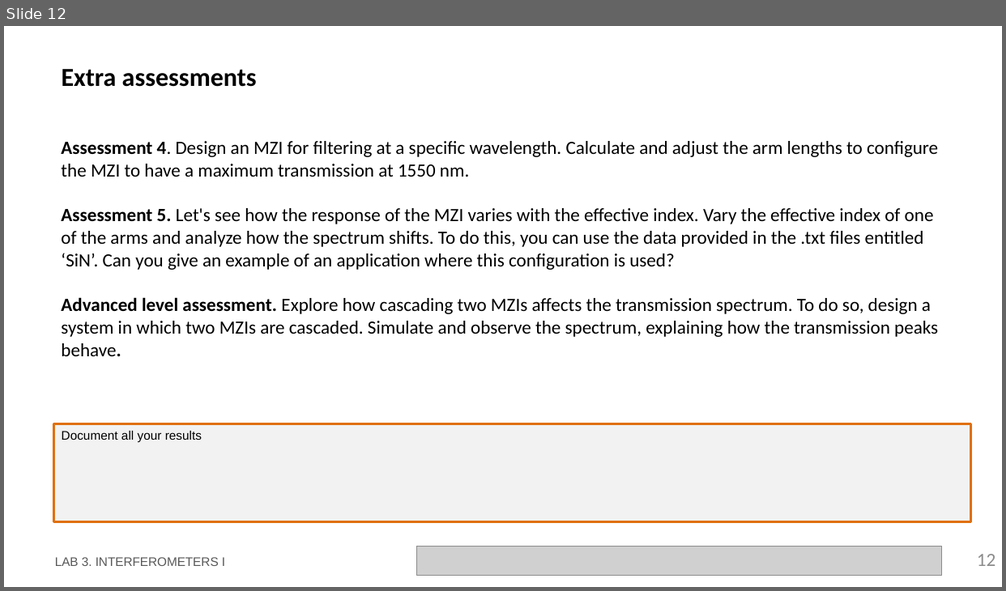
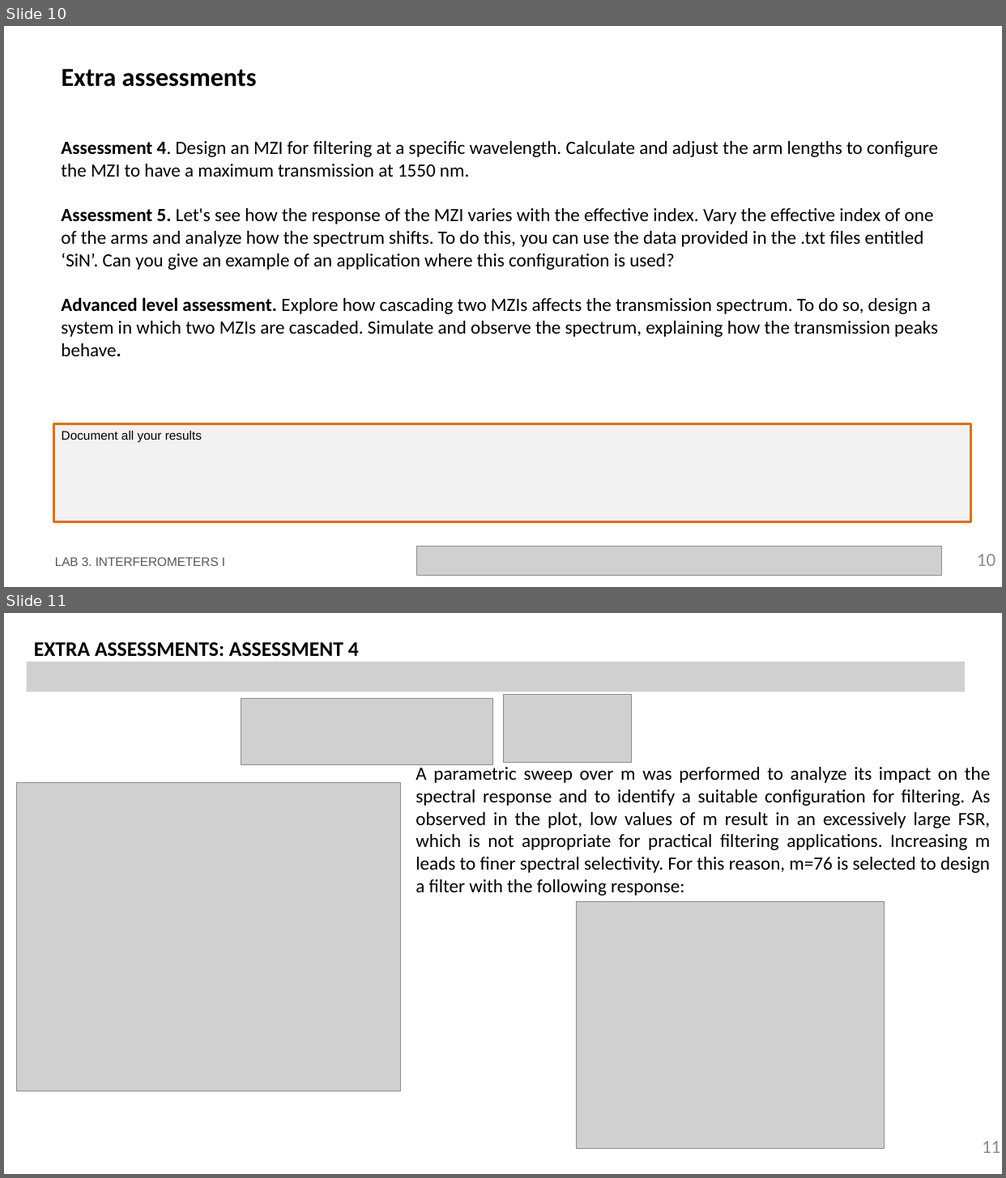
Before and after one commit to mromgar1/pic-upv-lab3, a slide deck: LabBook_3.pptx. Shown one above the other, each under a label of ours: slide 12 before the commit, slides 10 and 11 after it. The pictures are 1006x591 and 1006x1178 pixels, drawn with LibreOffice and Linux fonts; fonts in the diff are those of the drawing; grey boxes stand for pictures; background and template pictures are left out. Boxes give left, top, right and bottom in pixels: in the first picture for what was removed or moved away, otherwise in the second. Text is boxed around its words. In the diff, an @@ line names an element or a change of style, - is before the commit and + after.

```diff
--- a/LabBook_3.pptx
+++ b/LabBook_3.pptx
@@ slide 11 added at (4,613,1002,1174), background #FFFFFF @@
@@ text added at (34,642,359,656), 20 pt, text #000000, bold @@
+EXTRA ASSESSMENTS: ASSESSMENT 4
@@ picture added at (27,662,965,692) @@
@@ picture added at (241,698,493,765) @@
@@ picture added at (503,695,632,763) @@
@@ text added at (415,764,990,896), 18 pt, text #000000 @@
+A parametric sweep over m was performed to analyze its impact on the spectral response and to identify a suitable configuration for filtering. As observed in the plot, low values of m result in an excessively large FSR, which is not appropriate for practical filtering applications. Increasing m leads to finer spectral selectivity. For this reason, m=76 is selected to design a filter with the following response:
@@ picture added at (17,783,402,1092) @@
@@ picture added at (577,902,884,1149) @@
@@ page number added at (982,1141,1000,1153), 18 pt, text #8C8C8C @@
+11
@@ what was slide 12 is now slide 10 @@
@@ page number at (977,554,995,566): text changed @@
-12
+10
```
Also in this commit, not shown: 3 slides changed, 3 slides removed.
